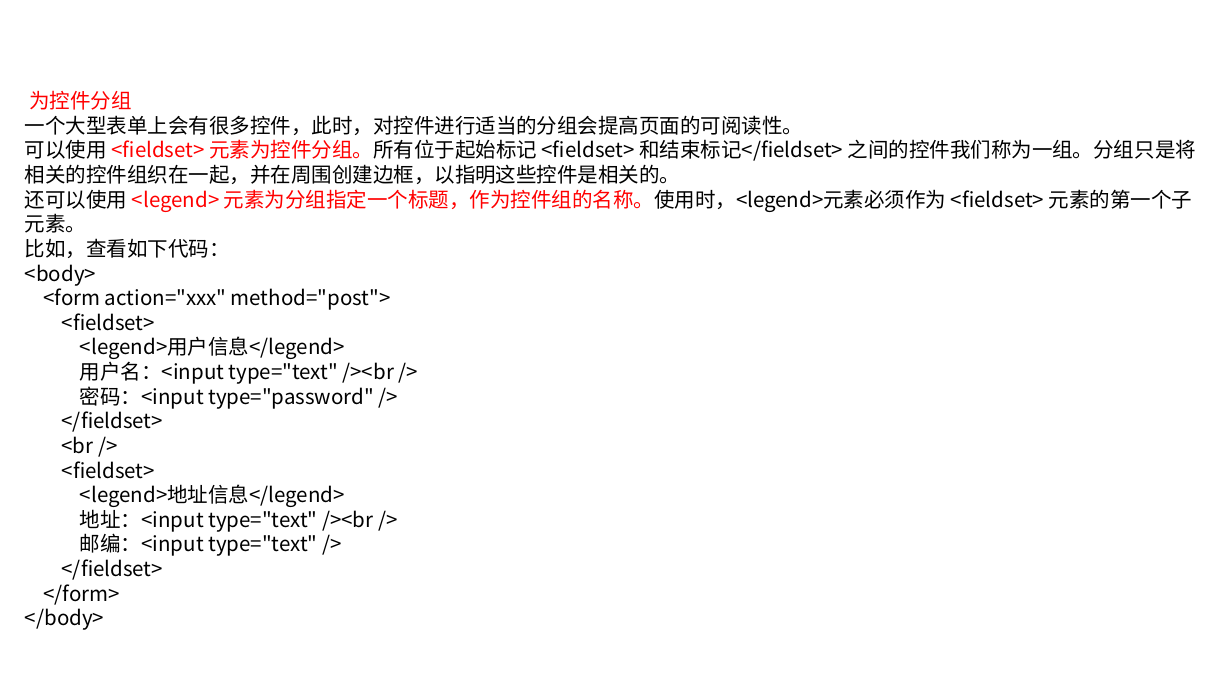
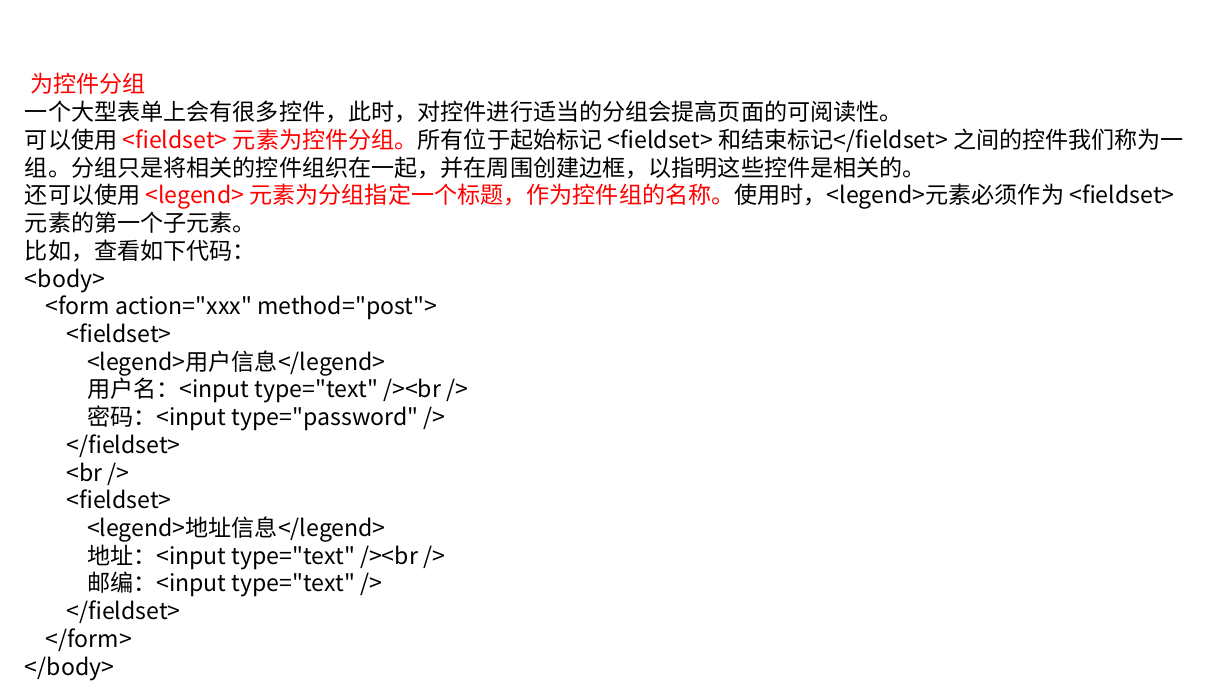
Before and after one commit to linkknown/PPT, a slide deck: slide 41 of 前端PPT/html 简介.pptx (slide 38 before the commit). Drawn at 1232x693 pixels with LibreOffice and Linux fonts; fonts in the diff are those of the drawing; background and template pictures are left out. Boxes give left, top, right and bottom in pixels: in the first picture for what was removed or moved away, otherwise in the second. Text is boxed around its words. In the diff, an @@ line names an element or a change of style, - is before the commit and + after.

```diff
--- a/前端PPT/html 简介.pptx
+++ b/前端PPT/html 简介.pptx
@@ text "为控件分组": place and size @@
-text "为控件分组" at <box>25,90,1196,630</box>
+text "为控件分组" at <box>25,72,1184,680</box>
@@ text "为控件分组" at <box>25,72,1184,680</box>: size 16 to 18 pt @@
```
Also in this commit, not shown: 31 other slides changed, 3 slides added.
